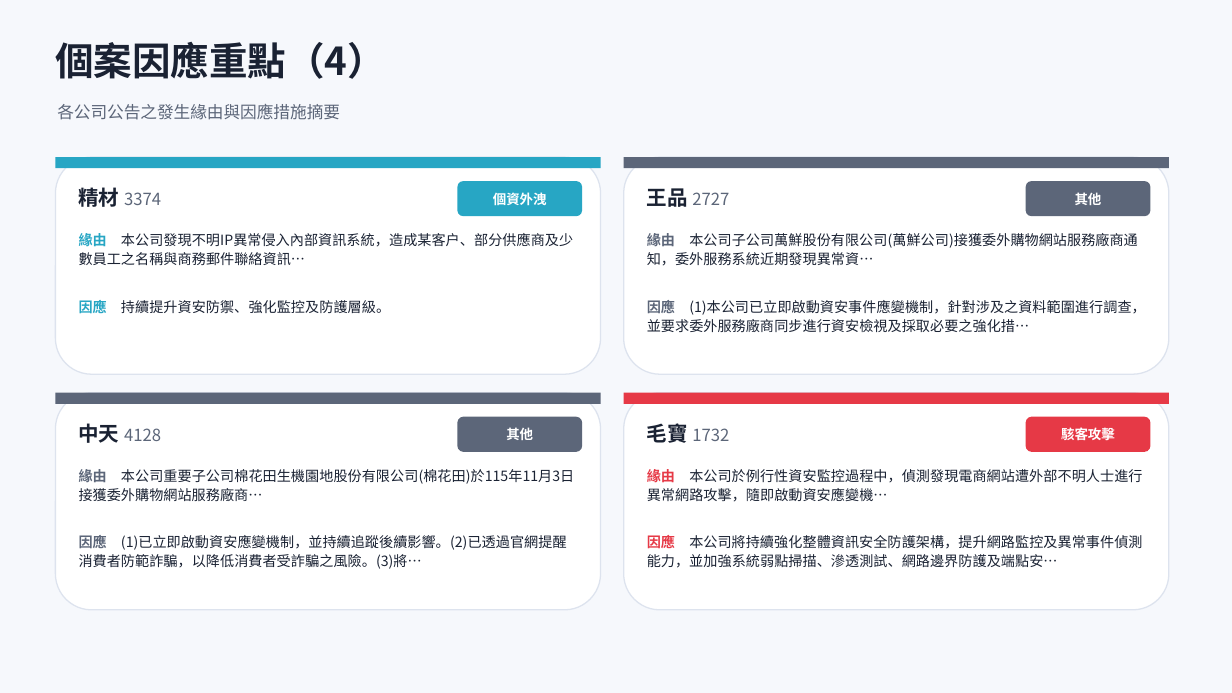
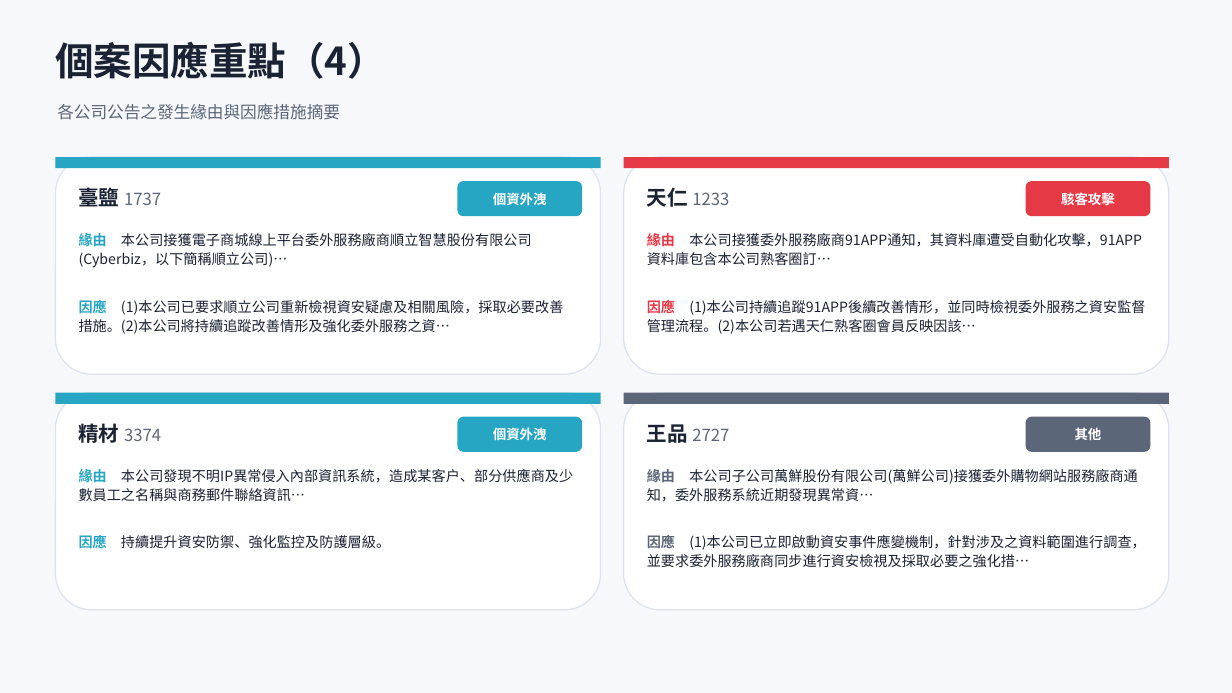
Before and after one commit to Johnnylin77/mops-isec-monitor, a slide deck: slide 9 of 資安事件因應分析.pptx. Drawn at 1232x693 pixels with LibreOffice and Linux fonts; fonts in the diff are those of the drawing. Boxes give left, top, right and bottom in pixels: in the first picture for what was removed or moved away, otherwise in the second. Text is boxed around its words. In the diff, an @@ line names an element or a change of style, - is before the commit and + after.

```diff
--- a/資安事件因應分析.pptx
+++ b/資安事件因應分析.pptx
@@ rectangle at <box>624,157,1169,168</box>: fill #5C6679 to #E63946 @@
@@ text at <box>79,185,161,211</box>: text changed @@
-精材 3374
+臺鹽 1737
@@ text at <box>647,188,729,207</box>: text changed @@
-王品 2727
+天仁 1233
@@ rounded rectangle at <box>1026,181,1151,216</box>: fill #5C6679 to #E63946 @@
@@ text at <box>1061,192,1115,205</box>: text changed @@
-其他
+駭客攻擊
@@ text at <box>79,231,532,268</box>: text changed @@
-緣由 本公司發現不明IP異常侵入內部資訊系統，造成某客戶、部分供應商及少數員工之名稱與商務郵件聯絡資訊…
+緣由 本公司接獲電子商城線上平台委外服務廠商順立智慧股份有限公司(Cyberbiz，以下簡稱順立公司)…
@@ text at <box>647,231,1142,249</box>: text changed @@
-緣由 本公司子公司萬鮮股份有限公司(萬鮮公司)接獲委外購物網站服務廠商通知，委外服務系統近期發現異常資…
+緣由 本公司接獲委外服務廠商91APP通知，其資料庫遭受自動化攻擊，91APP資料庫包含本公司熟客圈訂…
@@ text at <box>79,298,563,334</box>: text changed @@
-因應 持續提升資安防禦、強化監控及防護層級。
+因應 (1)本公司已要求順立公司重新檢視資安疑慮及相關風險，採取必要改善措施。(2)本公司將持續追蹤改善情形及強化委外服務之資…
@@ text at <box>647,298,1145,334</box>: text changed @@
-因應 (1)本公司已立即啟動資安事件應變機制，針對涉及之資料範圍進行調查，並要求委外服務廠商同步進行資安檢視及採取必要之強化措…
+因應 (1)本公司持續追蹤91APP後續改善情形，並同時檢視委外服務之資安監督管理流程。(2)本公司若遇天仁熟客圈會員反映因該…
@@ rectangle at <box>55,393,601,404</box>: fill #5C6679 to #27A6C4 @@
@@ rounded rectangle at <box>457,417,582,452</box>: fill #5C6679 to #27A6C4 @@
@@ rectangle at <box>624,393,1169,404</box>: fill #E63946 to #5C6679 @@
@@ rounded rectangle at <box>1026,417,1151,452</box>: fill #E63946 to #5C6679 @@
@@ text at <box>79,423,161,443</box>: text changed @@
-中天 4128
+精材 3374
@@ text at <box>493,427,547,440</box>: text changed @@
-其他
+個資外洩
@@ text at <box>647,424,729,443</box>: text changed @@
-毛寶 1732
+王品 2727
@@ text at <box>1075,427,1102,440</box>: text changed @@
-駭客攻擊
+其他
@@ text at <box>79,467,573,501</box>: text changed @@
-緣由 本公司重要子公司棉花田生機園地股份有限公司(棉花田)於115年11月3日接獲委外購物網站服務廠商…
+緣由 本公司發現不明IP異常侵入內部資訊系統，造成某客戶、部分供應商及少數員工之名稱與商務郵件聯絡資訊…
@@ text at <box>647,467,1138,502</box>: text changed @@
-緣由 本公司於例行性資安監控過程中，偵測發現電商網站遭外部不明人士進行異常網路攻擊，隨即啟動資安應變機…
+緣由 本公司子公司萬鮮股份有限公司(萬鮮公司)接獲委外購物網站服務廠商通知，委外服務系統近期發現異常資…
@@ text at <box>79,533,390,551</box>: text changed @@
-因應 (1)已立即啟動資安應變機制，並持續追蹤後續影響。(2)已透過官網提醒消費者防範詐騙，以降低消費者受詐騙之風險。(3)將…
+因應 持續提升資安防禦、強化監控及防護層級。
@@ text at <box>647,533,1146,567</box>: text changed @@
-因應 本公司將持續強化整體資訊安全防護架構，提升網路監控及異常事件偵測能力，並加強系統弱點掃描、滲透測試、網路邊界防護及端點安…
+因應 (1)本公司已立即啟動資安事件應變機制，針對涉及之資料範圍進行調查，並要求委外服務廠商同步進行資安檢視及採取必要之強化措…
```
Also in this commit, not shown: 11 other slides changed, 2 other files.
